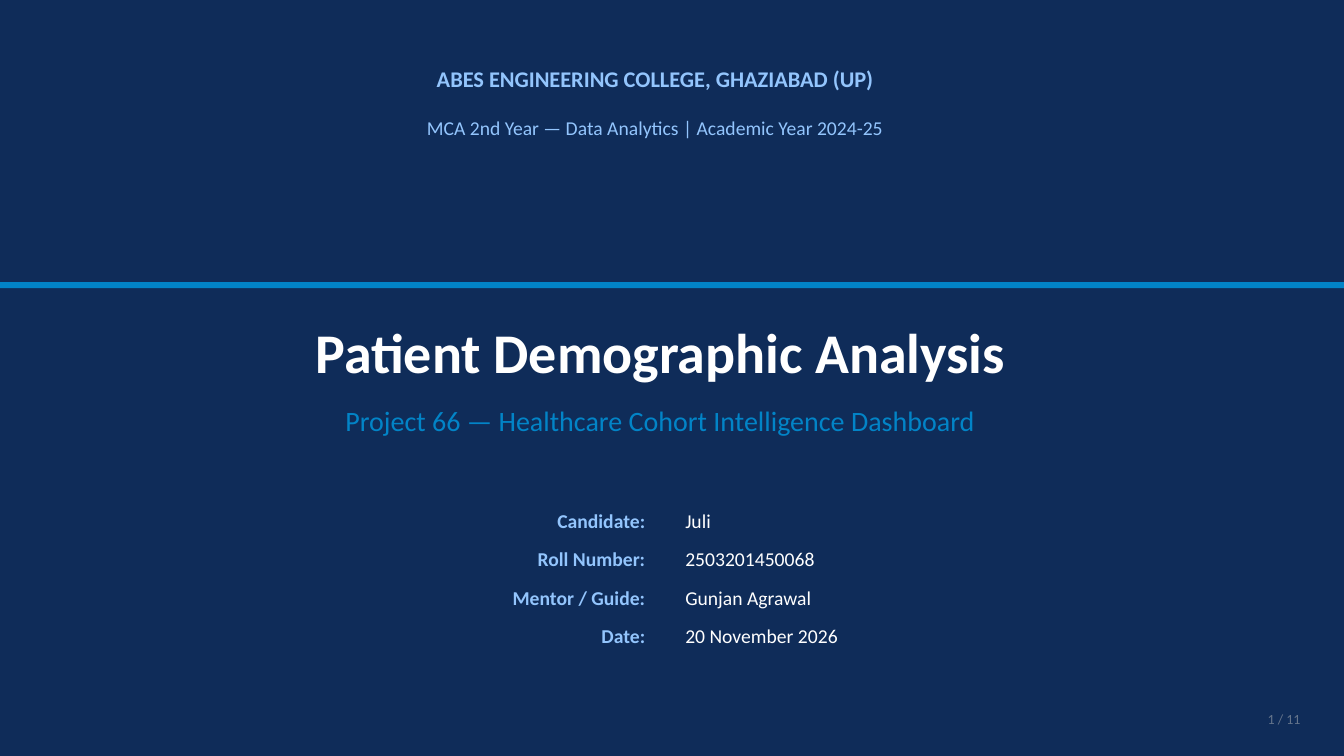
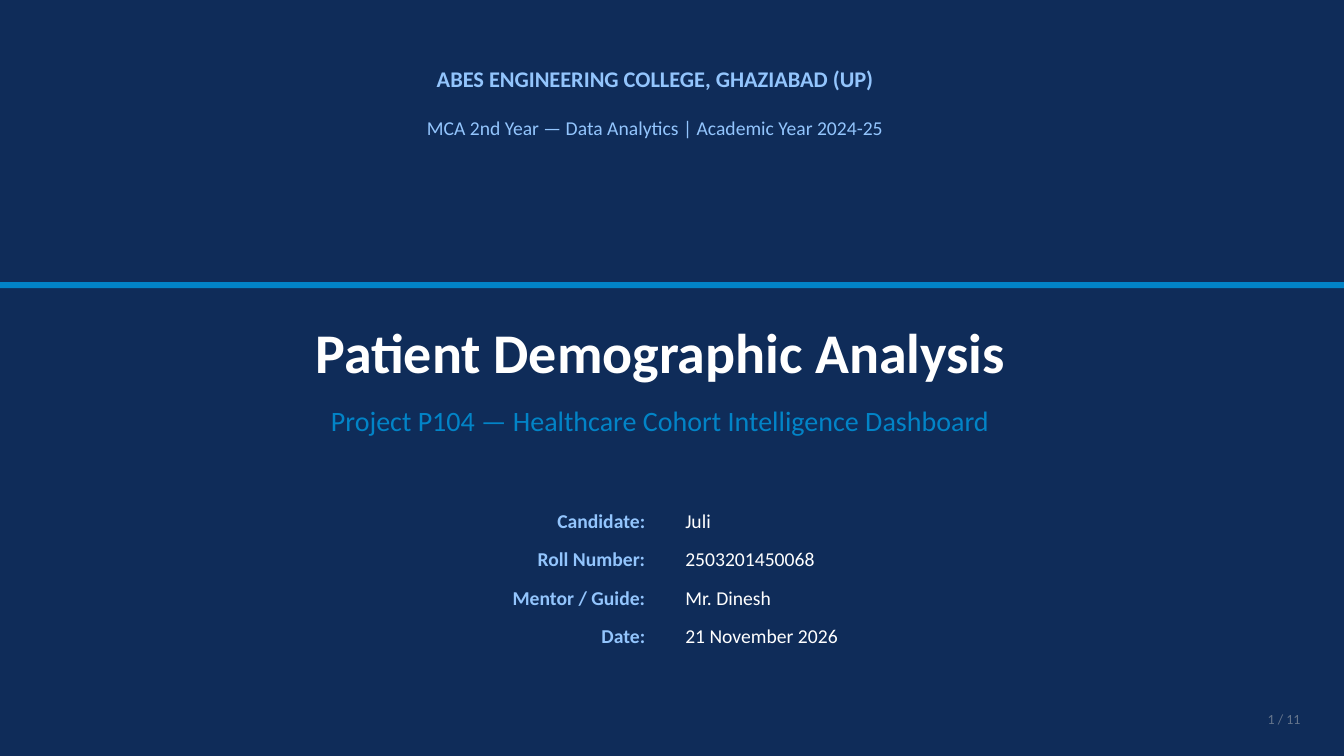
Before and after one commit to itzjulie/data-analytic-project-, a slide deck: slide 1 of docs/18_Presentation.pptx. Drawn at 1344x756 pixels with LibreOffice and Linux fonts; fonts in the diff are those of the drawing. Boxes give left, top, right and bottom in pixels: in the first picture for what was removed or moved away, otherwise in the second. Text is boxed around its words. In the diff, an @@ line names an element or a change of style, - is before the commit and + after.

Commit message:
docs: update mentor name to Mr. Dinesh and project ID to P104

```diff
--- a/docs/18_Presentation.pptx
+++ b/docs/18_Presentation.pptx
@@ text at box(331, 411, 988, 436): text changed @@
-Project 66 — Healthcare Cohort Intelligence Dashboard
+Project P104 — Healthcare Cohort Intelligence Dashboard
@@ text at box(685, 591, 771, 605): text changed @@
-Gunjan Agrawal
+Mr. Dinesh
@@ text at box(685, 629, 838, 643): text changed @@
-20 November 2026
+21 November 2026
```
Also in this commit, not shown: 10 other slides changed, 12 other files.
